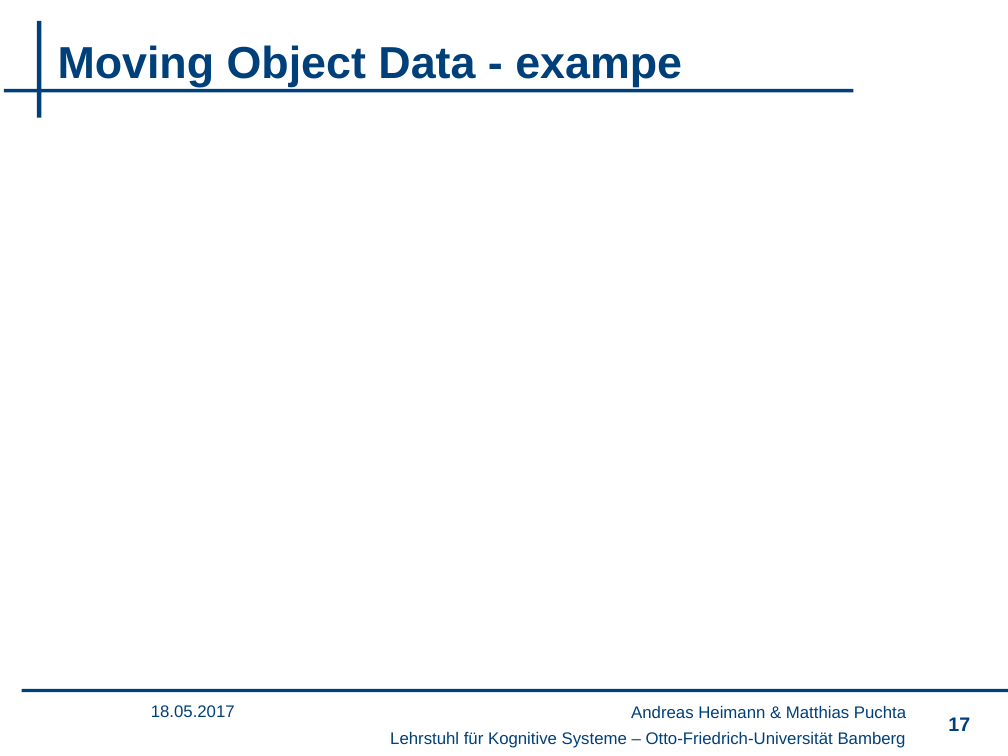
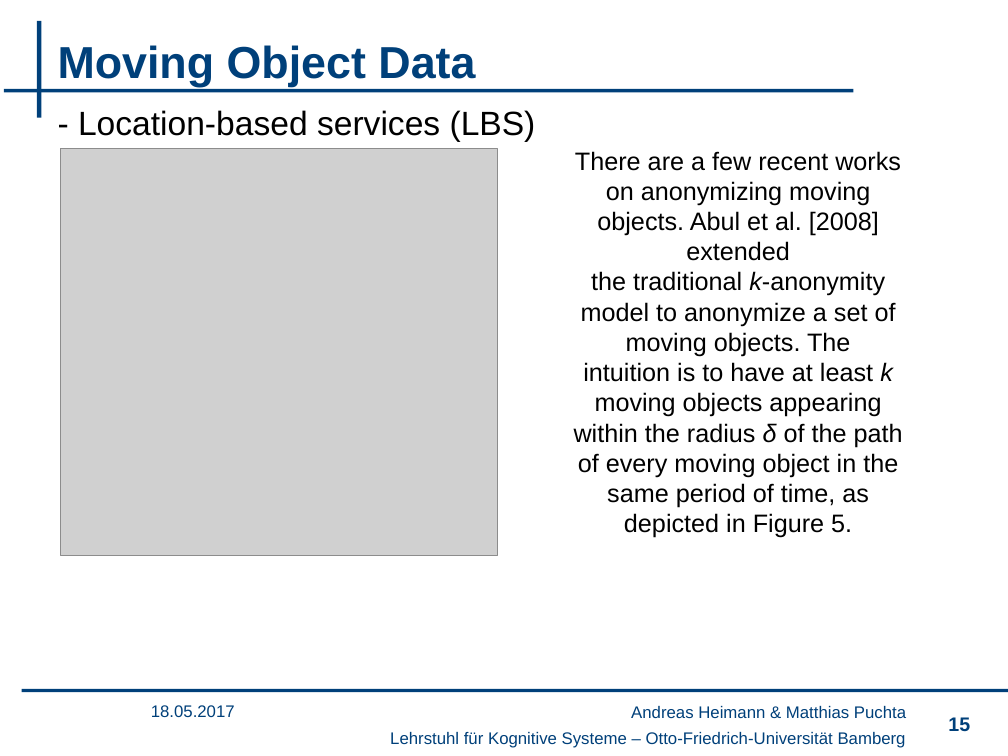
Before and after one commit to wsgan001/PSI-MSem, a slide deck: slide 15 of presentation/sicherheits.pptx (slide 17 before the commit). Drawn at 1008x756 pixels with LibreOffice and Linux fonts; fonts in the diff are those of the drawing; grey boxes stand for pictures; background and template pictures are left out. Boxes give left, top, right and bottom in pixels: in the first picture for what was removed or moved away, otherwise in the second. Text is boxed around its words. In the diff, an @@ line names an element or a change of style, - is before the commit and + after.

```diff
--- a/presentation/sicherheits.pptx
+++ b/presentation/sicherheits.pptx
@@ title at (58, 45, 475, 87): text changed @@
-Moving Object Data - exampe
+Moving Object Data
@@ text added at (78, 110, 536, 142), 24 pt, text #000000 @@
+- Location-based services (LBS)
@@ picture added at (60, 148, 497, 554) @@
@@ text added at (574, 151, 903, 538), 18 pt, text #000000 @@
+There are a few recent works on anonymizing moving objects. Abul et al. [2008] extended
+the traditional k-anonymity model to anonymize a set of moving objects. The
+intuition is to have at least k moving objects appearing within the radius δ of the path
+of every moving object in the same period of time, as depicted in Figure 5.
@@ page number at (948, 717, 970, 732): text changed @@
-17
+15
```
Also in this commit, not shown: 6 other slides changed, 3 slides removed.
